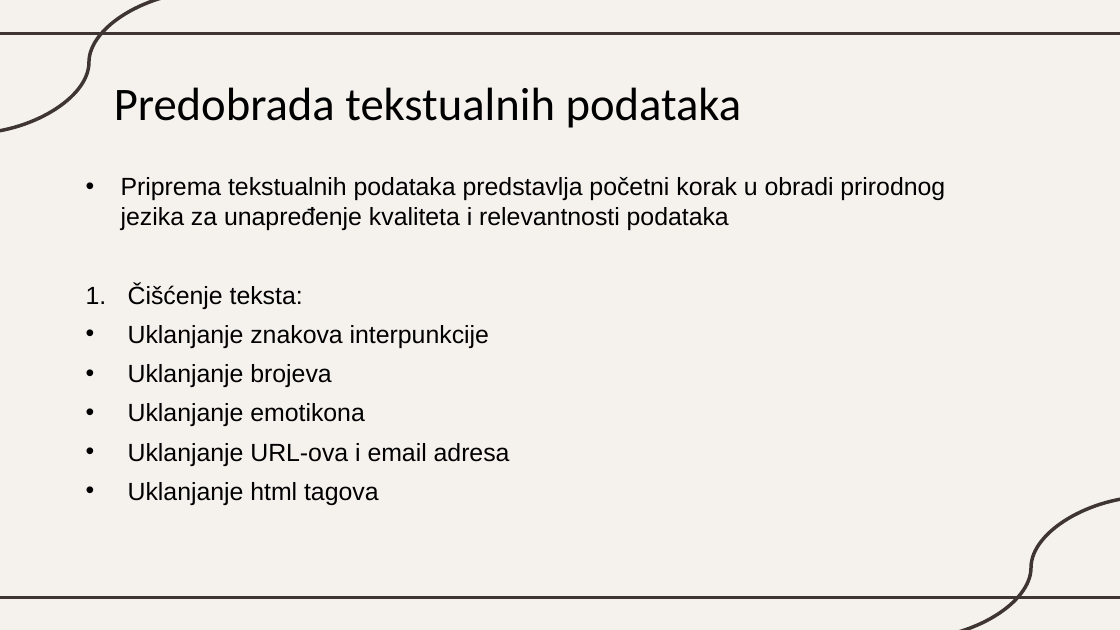
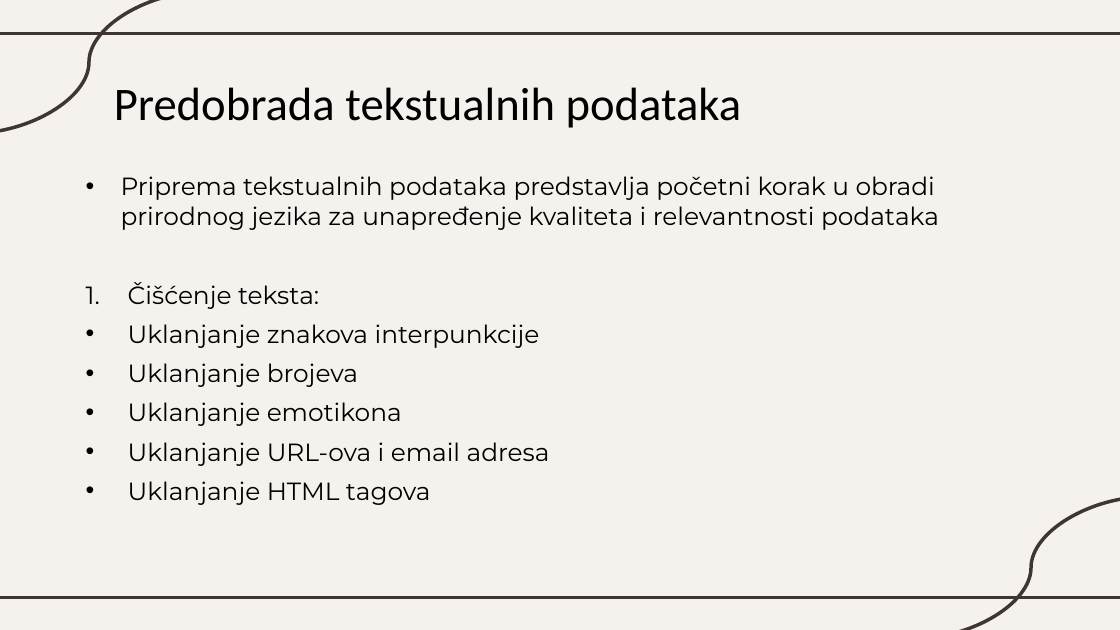
Before and after one commit to katarinaast/Text-data-augmentation, a slide deck: slide 6 of Augmentacija_PDF.pptx. Drawn at 1120x630 pixels with LibreOffice and Linux fonts; fonts in the diff are those of the drawing. Boxes give left, top, right and bottom in pixels: in the first picture for what was removed or moved away, otherwise in the second. Text is boxed around its words. In the diff, an @@ line names an element or a change of style, - is before the commit and + after.

```diff
--- a/Augmentacija_PDF.pptx
+++ b/Augmentacija_PDF.pptx
@@ text at (121,176,939,466): font Arial to Montserrat @@
@@ text at (128,481,431,505): text changed; font Arial to Montserrat @@
-    • Uklanjanje html tagova
+    • Uklanjanje HTML tagova
```
Also in this commit, not shown: 21 other slides changed, 1 other file.
